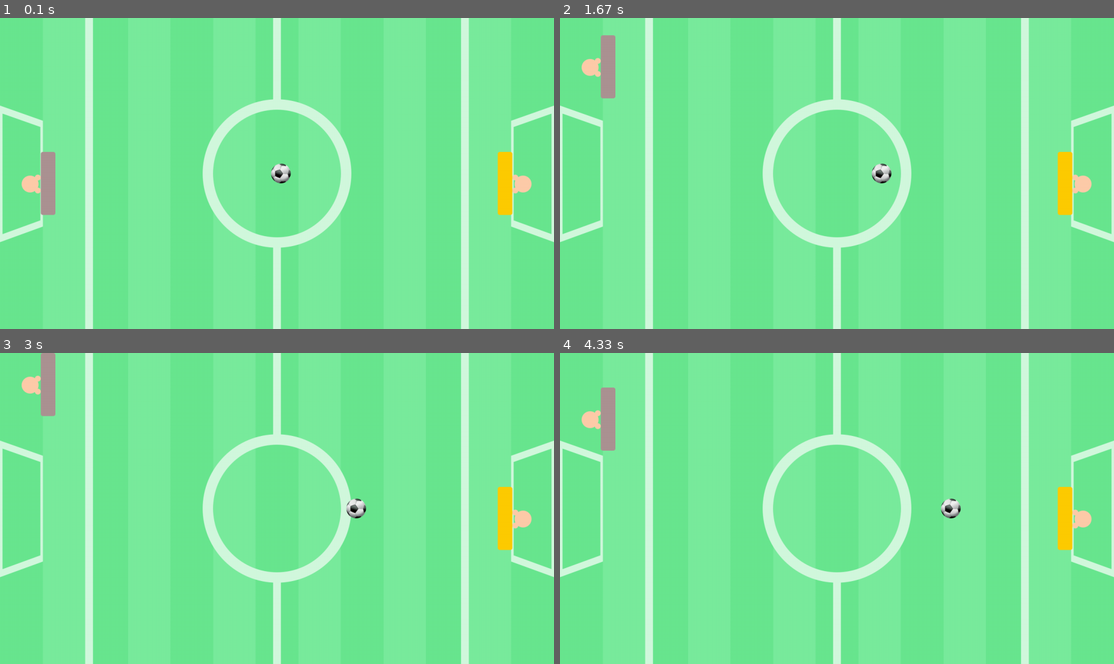
Above: before the commit, frames 1-4 (two rows, left to right).
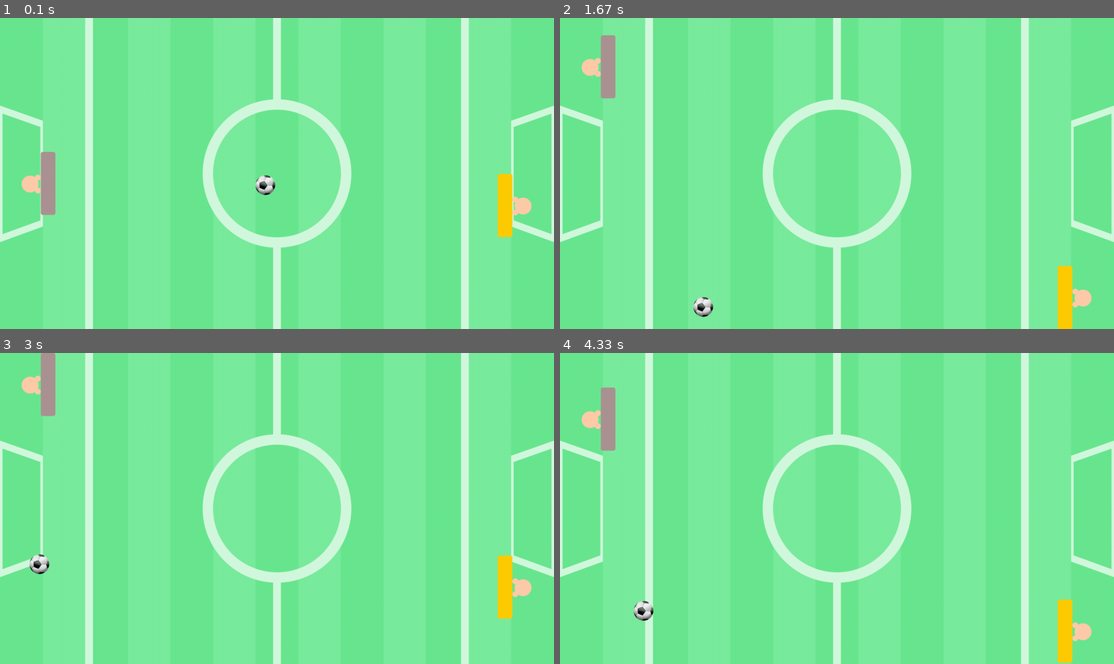
Above: after the commit, the same moments.

Repository: auzierk13/pygame
Game: pygame game, started from src/main.py
The game is run twice, just before and just after one commit, with the same random seed, the same clock (stepped at 60 frames per second) and the same inputs.
Inputs:
- Up to frame 1 (0.1 s): no input
- Up to frame 2 (1.67 s): hold Up 0.33-0.8 s; hold Down 0.83-1.13 s; hold Up 1.17-1.53 s; hold Down from 1.57 s (still down)
- Up to frame 3 (3 s): release Down at 1.93 s; hold Up 1.97-2.27 s; hold Down 2.3-2.6 s; hold Up from 2.63 s (still down)
- Up to frame 4 (4.33 s): release Up at 3 s; hold Down 3.03-3.4 s; hold Up 3.43-3.73 s; hold Down 3.77-4.07 s; hold Up from 4.1 s (still down)

The runs differ from the first frame. In frame 1, 1.1% of the frame differs, in the area x 46-96%, y 43-71%; in frame 2, 1.8%, in the area x 24-96%, y 43-100%; in frame 3, 1.8%; in frame 4, 1.8%.

Commit message:
Add colission

Diff:
--- a/src/main.py
+++ b/src/main.py
@@ -9,14 +9,62 @@
         self.image_path = image_path
         self.direct_move = None
 
-    def move_player(self):
+    def move(self, step=10):
         if self.position_y + 146 < self.maximum_size_y and self.direct_move == pygame.K_DOWN:
-            self.position_y += 10
+            self.position_y += step
         elif self.position_y >= 0 and self.direct_move == pygame.K_UP:
-            self.position_y -= 10
+            self.position_y -= step
 
-    def load_player(self):
+    def load(self):
         self.image = pygame.image.load(self.image_path)
+
+    def draw(self, window):
+        window.blit(self.image, (self.position_x, self.position_y))
+
+    def bot_move(self, step):
+        if step <= 720 - 146:
+            self.position_y = step
+
+
+class Ball:
+    def __init__(self, image_path="../images/ball.png"):
+        self.ball_x = 617
+        self.ball_y = 337
+        self.image_path = image_path
+        self.image = None
+        self.direct_x = -3
+        self.direct_y = -3
+
+    def move(self):
+        if self.ball_x < 1280:
+            self.ball_x += self.direct_x
+        if self.ball_x <= 0:
+            self.change_direction()
+        elif self.ball_x + 46 >= 1280:
+            self.change_direction()
+
+        if self.ball_y + 46 >= 720:
+            self.change_direction_y()
+        elif self.ball_y <= 5:
+            self.change_direction_y()
+        self.ball_y -= self.direct_y
+
+    def change_direction(self):
+        print("Call for collision")
+        self.change_direction_x()
+        self.change_direction_y()
+
+    def change_direction_x(self):
+        self.direct_x *= -1
+
+    def change_direction_y(self):
+        self.direct_y *= -1
+
+    def load(self):
+        self.image = pygame.image.load(self.image_path)
+
+    def draw(self, window):
+        window.blit(self.image, (self.ball_x, self.ball_y))
 
 
 class FootballPong:
@@ -29,22 +77,12 @@
         self.size_x_max = 1280
         self.size_y_max = 720
         self.size_window = [self.size_x_max, self.size_y_max]
-        self.ball_x = 617
-        self.ball_y = 337
-
-    def move_ball(self):
-        if self.ball_x < 1280:
-            self.ball_x += 1
-        else:
-            self.ball_x = 0
 
     def draw(self):
         self.window.blit(self.field, (0, 0))
-        self.window.blit(self.player1.image, (self.player1.position_x,
-                                              self.player1.position_y))
-        self.window.blit(self.player2.image, (self.player2.position_x,
-                                              self.player2.position_y))
-        self.window.blit(self.ball, (self.ball_x, self.ball_y))
+        self.player1.draw(self.window)
+        self.player2.draw(self.window)
+        self.ball.draw(self.window)
 
     def play_pong(self):
         self.set_up()
@@ -58,9 +96,11 @@
                 if events.type == pygame.KEYUP:
                     self.player1.direct_move = None
 
+            self.collision()
             self.draw()
-            self.move_ball()
-            self.player1.move_player()
+            self.player2.bot_move(self.ball.ball_y)
+            self.ball.move()
+            self.player1.move()
             pygame.display.update()
 
     def set_up(self):
@@ -71,12 +111,26 @@
 
         self.player1 = Player(start_position=(50, 310),
                               image_path="../images/player1.png")
-        self.player1.load_player()
+        self.player1.load()
         self.player2 = Player(start_position=(1150, 310),
                               image_path="../images/player2.png")
-        self.player2.load_player()
+        self.player2.load()
 
-        self.ball = pygame.image.load("../images/ball.png")
+        self.ball = Ball(image_path="../images/ball.png")
+        self.ball.load()
+
+    def collision(self):
+        # Collision player 1
+        if self.ball.ball_x < 120:
+            if self.player1.position_y < self.ball.ball_y + 23:
+                if self.player1.position_y + 146 > self.ball.ball_y:
+                    self.ball.change_direction()
+
+        # Collision player 2
+        if self.ball.ball_x > 1100:
+            if self.player2.position_y < self.ball.ball_y + 23:
+                if self.player2.position_y + 146 > self.ball.ball_y:
+                    self.ball.change_direction()
 
 
 if __name__ == '__main__':
